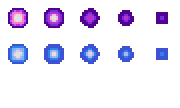
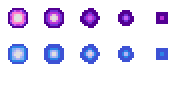
Layers edited between the first and the second 180×108 image:
painted on "Draw" over bbox(88, 16, 164, 20)
painted on "Paint Layer 1" over bbox(88, 16, 164, 20)
